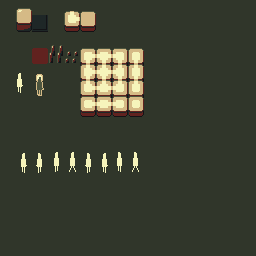
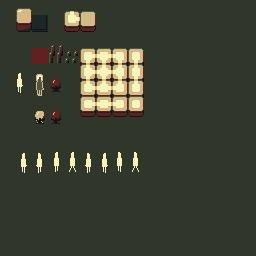
Layered file, before and after one edit (256 x 256). Changes by layer:
painted on "New Layer" over (x1=35, y1=47, x2=61, y2=124)
